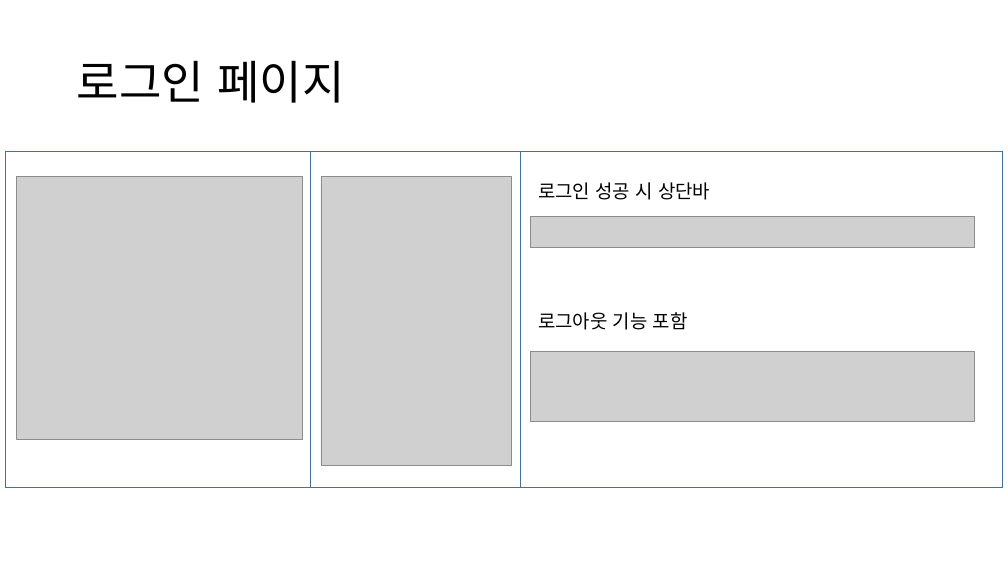
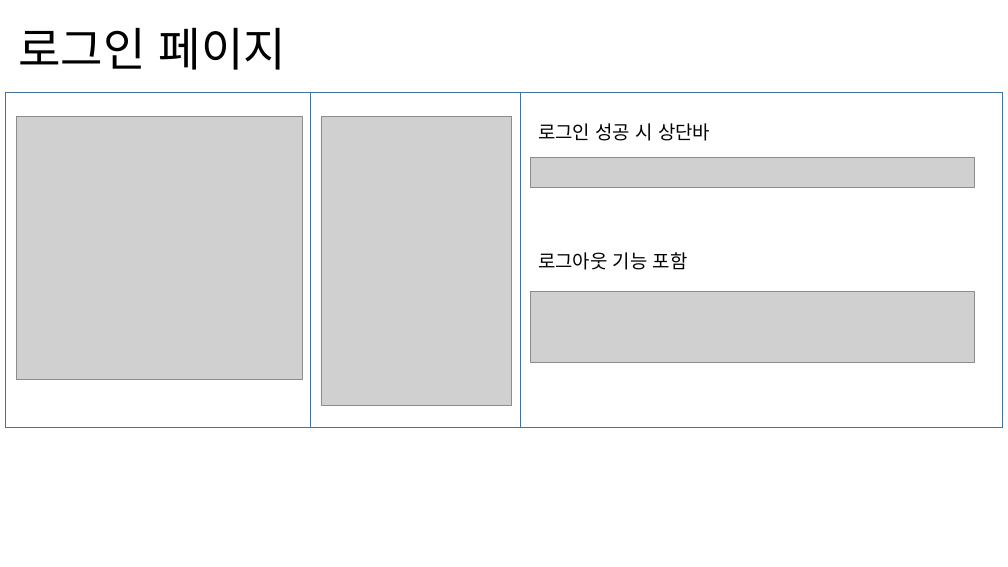
Before and after one commit to NALASAI/SelfIntroduction, a slide deck: slide 12 of 1조 project 포트폴리오(이력서용).pptx (slide 9 before the commit). Drawn at 1008x567 pixels with LibreOffice and Linux fonts; fonts in the diff are those of the drawing; grey boxes stand for pictures. Boxes give left, top, right and bottom in pixels: in the first picture for what was removed or moved away, otherwise in the second. Text is boxed around its words. In the diff, an @@ line names an element or a change of style, - is before the commit and + after.

```diff
--- a/1조 project 포트폴리오(이력서용).pptx
+++ b/1조 project 포트폴리오(이력서용).pptx
@@ title "로그인 페이지": place and size @@
-title "로그인 페이지" at (77,60,344,103)
+title "로그인 페이지" at (18,27,286,70)
@@ 4 pictures, 3 rectangles, 2 texts: place and size @@
-4 pictures, 3 rectangles, 2 texts at (5,152,1003,488)
+4 pictures, 3 rectangles, 2 texts at (5,92,1003,428)
```
Also in this commit, not shown: 8 other slides changed, 4 slides added, 1 slide removed, 20 other files.
